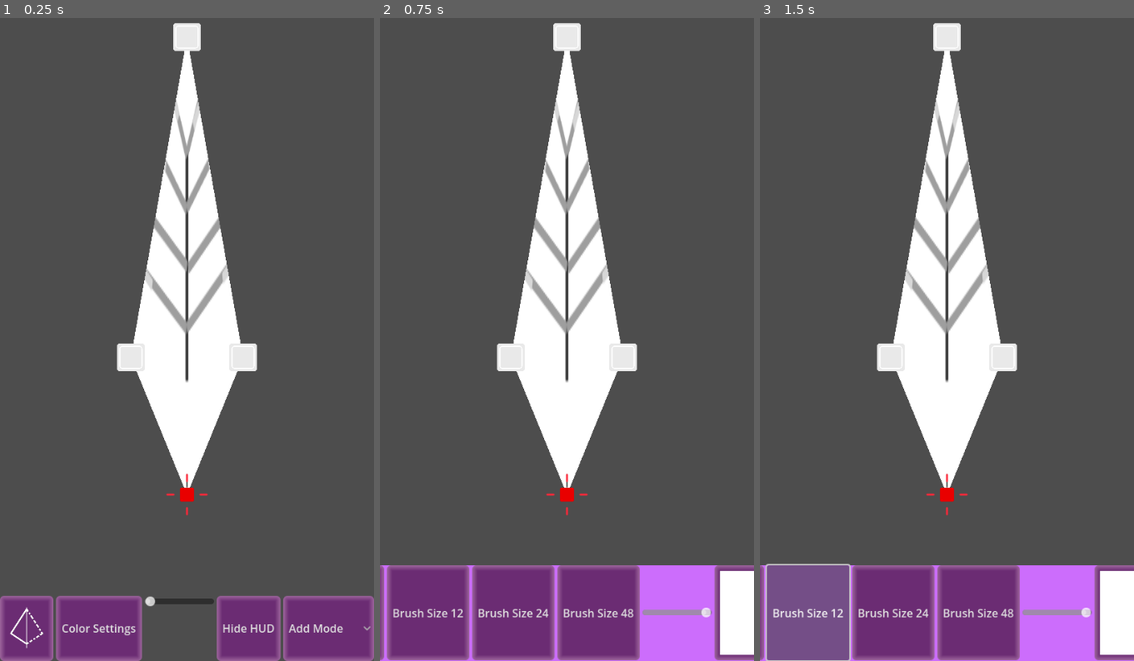
Above: before the commit, frames 1-3 (left to right).
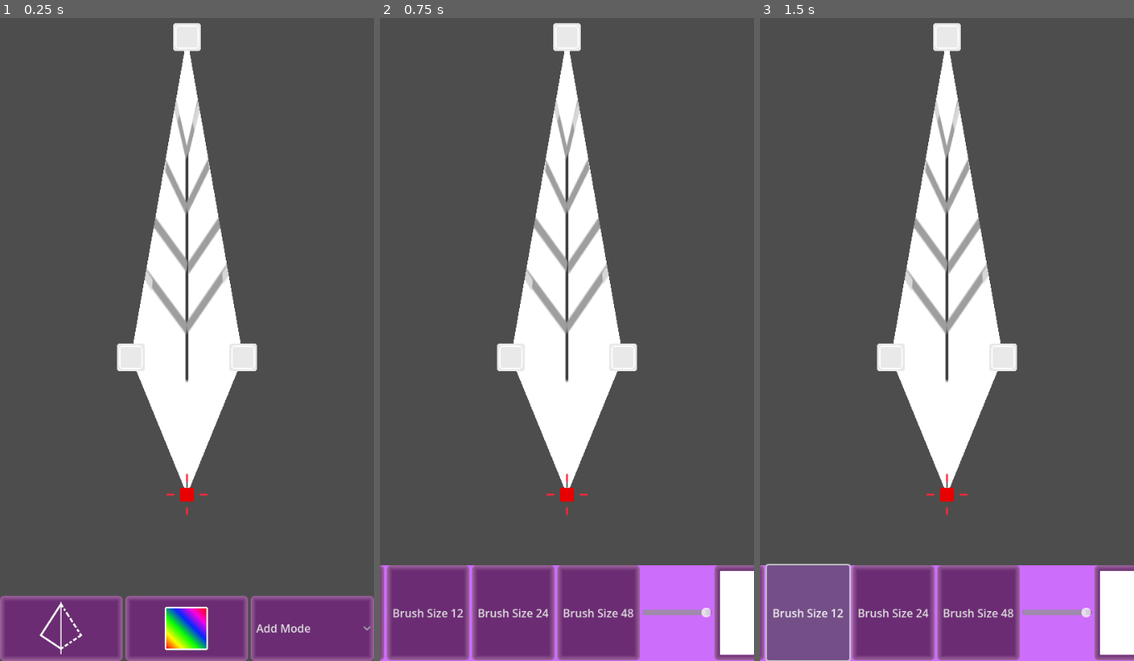
Above: after the commit, the same moments.

Repository: LettucePie/persephone
Game: Godot game, scene res://design/modes/leaf/leafmaker.tscn
The game is run twice, just before and just after one commit, with the same random seed, the same clock (stepped at 60 frames per second) and the same inputs.
Inputs (mouse positions are in pixels of both pictures, inside the frame that each line leads up to; where the layout moved, square brackets give the same spot in the first picture):
- Up to frame 1 (0.25 s): no input
- Up to frame 2 (0.75 s): click (567, 628) [477, 628] at 0.5 s
- Up to frame 3 (1.5 s): click "Brush Size 12" at 1.25 s

The runs differ from the first frame. In frame 1, 3.6% of the frame differs, in the area x 2-92%, y 89-100%; in frame 2, nothing differs; in frame 3, nothing differs.

Commit message:
Added coloring_mode icon

Diff:
--- a/design/modes/leaf/leafmaker.tscn
+++ b/design/modes/leaf/leafmaker.tscn
@@ -17,6 +17,7 @@
 [ext_resource type="Texture2D" uid="uid://b7ys4cyy7u887" path="res://design/ui/symmetry_highlight.png" id="13_fi3m0"]
 [ext_resource type="Texture2D" uid="uid://dnbu2cdn5efk5" path="res://design/modes/leaf/brush_circle_12.png" id="13_tcdno"]
 [ext_resource type="Texture2D" uid="uid://dbkv1ntemxio1" path="res://design/modes/leaf/brush_circle_24.png" id="14_qxpf8"]
+[ext_resource type="Texture2D" uid="uid://bq7y6wgfhqn3h" path="res://design/ui/coloring_mode_icon.png" id="14_uin86"]
 [ext_resource type="Texture2D" uid="uid://ctwa633fuvfwu" path="res://design/modes/leaf/brush_circle_48.png" id="15_5l1ma"]
 
 [node name="leafmaker" type="Node"]
@@ -91,20 +92,9 @@
 [node name="Color" type="Button" parent="ui/main_controls"]
 layout_mode = 2
 size_flags_horizontal = 3
-text = "Color Settings"
-
-[node name="HSlider" type="HSlider" parent="ui/main_controls"]
-custom_minimum_size = Vector2(100, 0)
-layout_mode = 2
-size_flags_horizontal = 3
-min_value = 3.0
-max_value = 12.0
-value = 3.0
-
-[node name="Button4" type="Button" parent="ui/main_controls"]
-layout_mode = 2
-size_flags_horizontal = 3
-text = "Hide HUD"
+icon = ExtResource("14_uin86")
+icon_alignment = 1
+expand_icon = true
 
 [node name="Mode" type="OptionButton" parent="ui/main_controls"]
 layout_mode = 2
Not shown: 1 places in design/modes/leaf/leafmaker.tscn that only renumber resources
Binary file added: design/ui/coloring_mode_icon.png
Not shown, added: design/ui/coloring_mode_icon.png.import
Not shown, changed: design/ui/leafmaker_icons.kra
Not shown, changed: design/ui/leafmaker_icons.kra~
